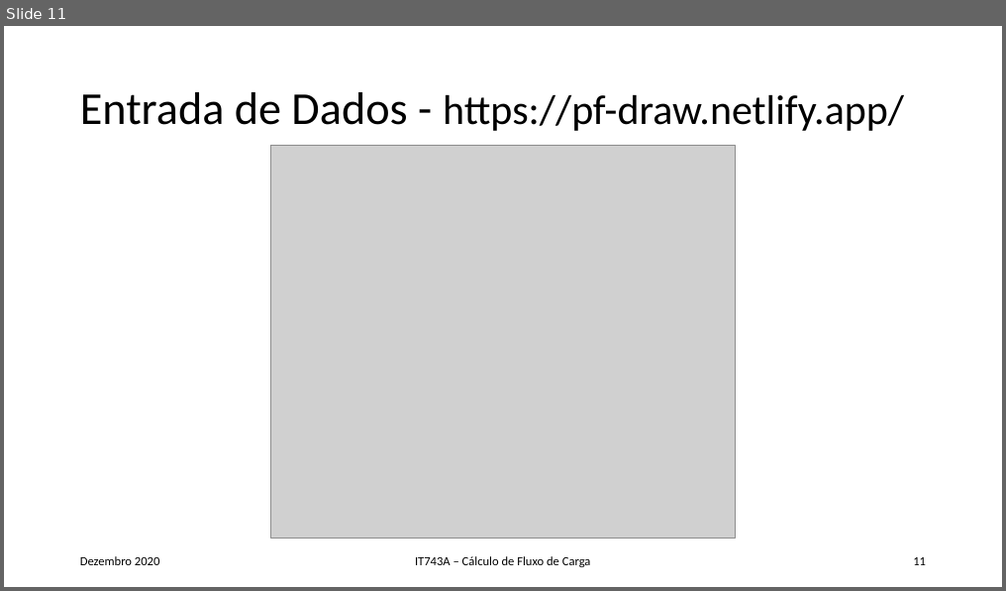
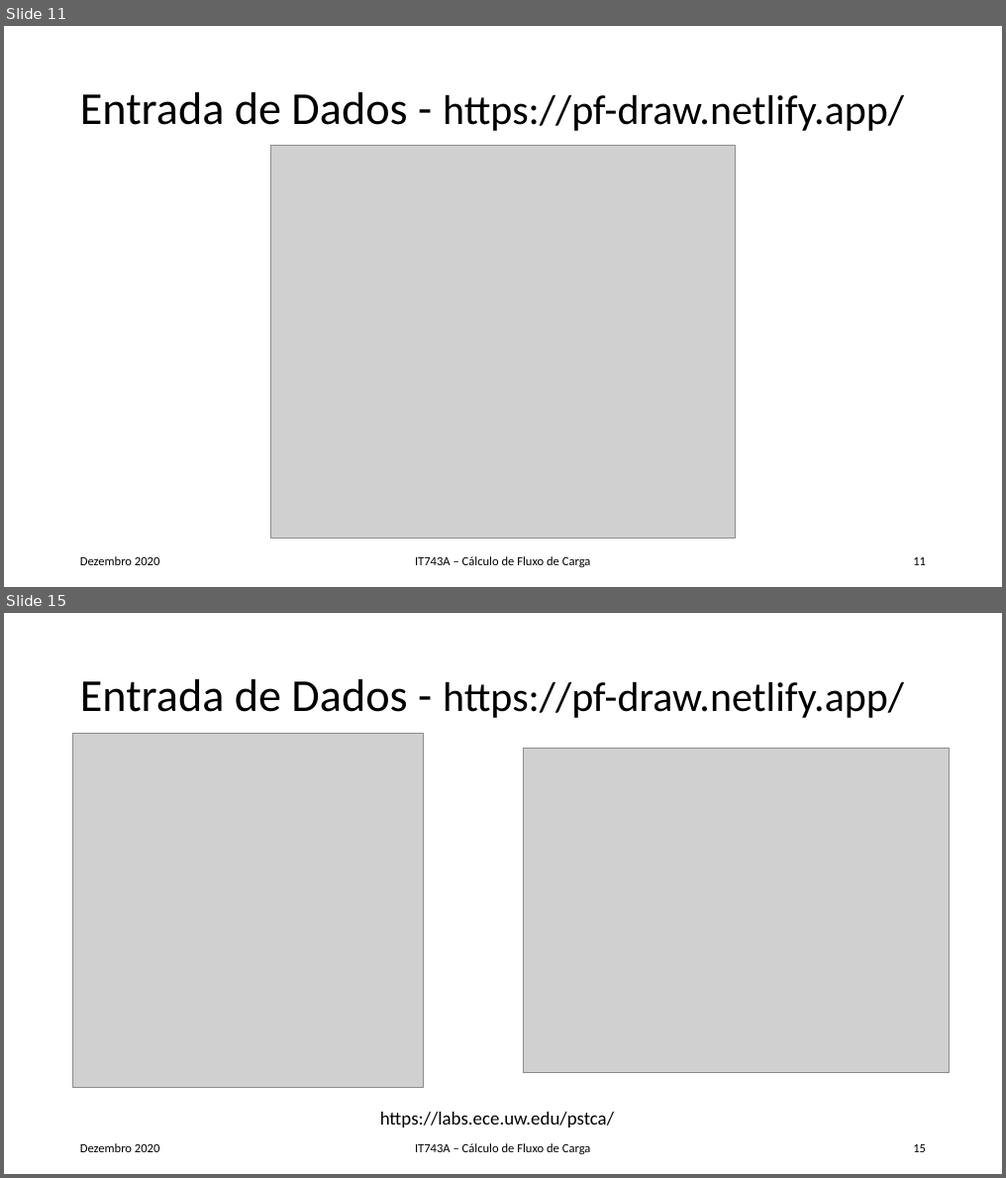
Before and after one commit to FilipeSO/pf-draw, a slide deck: public/ppt/RA149175_FSO_Rel_slides_rev1.pptx. Shown one above the other, each under a label of ours: slide 11 before the commit, slides 11 and 15 after it; the slides between them are not shown. The pictures are 1006x591 and 1006x1178 pixels, drawn with LibreOffice and Linux fonts; fonts in the diff are those of the drawing; grey boxes stand for pictures. Boxes give left, top, right and bottom in pixels: in the first picture for what was removed or moved away, otherwise in the second. Text is boxed around its words. In the diff, an @@ line names an element or a change of style, - is before the commit and + after.

```diff
--- a/public/ppt/RA149175_FSO_Rel_slides_rev1.pptx
+++ b/public/ppt/RA149175_FSO_Rel_slides_rev1.pptx
@@ slide 15 added at [4, 613, 1002, 1174], background #FFFFFF @@
@@ title added at [80, 679, 904, 718], 40 pt, text #000000 @@
+Entrada de Dados - https://pf-draw.netlify.app/
@@ picture added at [73, 734, 424, 1087] @@
@@ picture added at [523, 749, 948, 1072] @@
@@ text added at [380, 1112, 614, 1128], 18 pt, text #000000 @@
+https://labs.ece.uw.edu/pstca/
@@ text added at [80, 1144, 160, 1153], 12 pt, text #000000 @@
+Dezembro 2020
@@ text added at [415, 1144, 591, 1155], 12 pt, text #000000 @@
+IT743A – Cálculo de Fluxo de Carga
@@ page number added at [913, 1145, 926, 1153], 12 pt, text #000000 @@
+15
```
Also in this commit, not shown: 2 slides changed, 7 other slides added, 4 other files.
